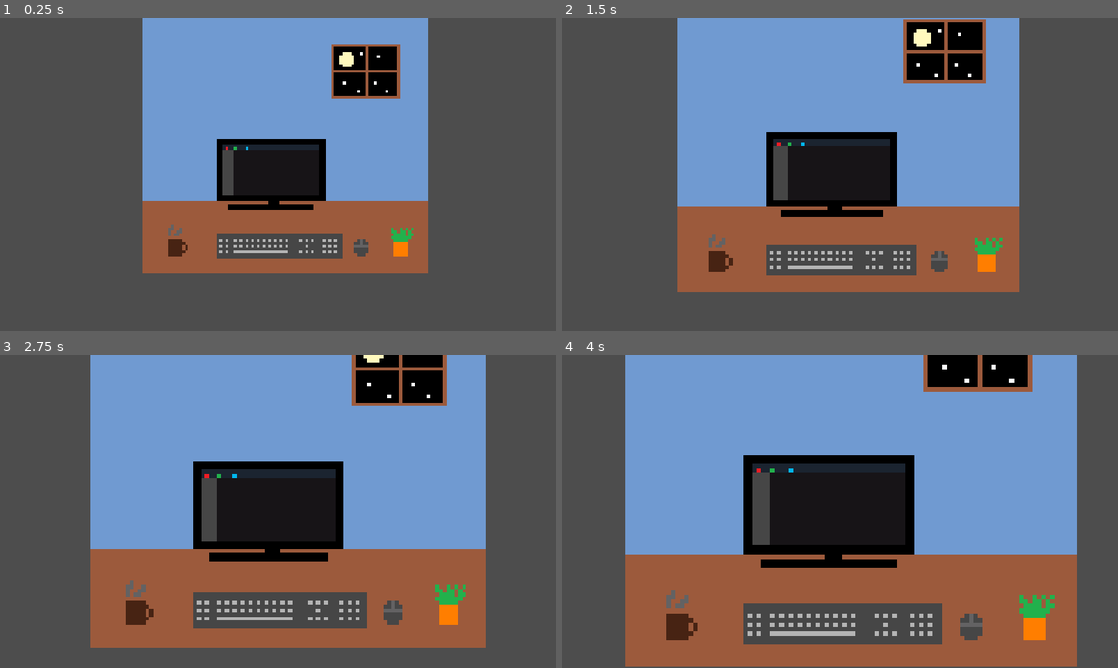
Above: before the commit, frames 1-4 (two rows, left to right).
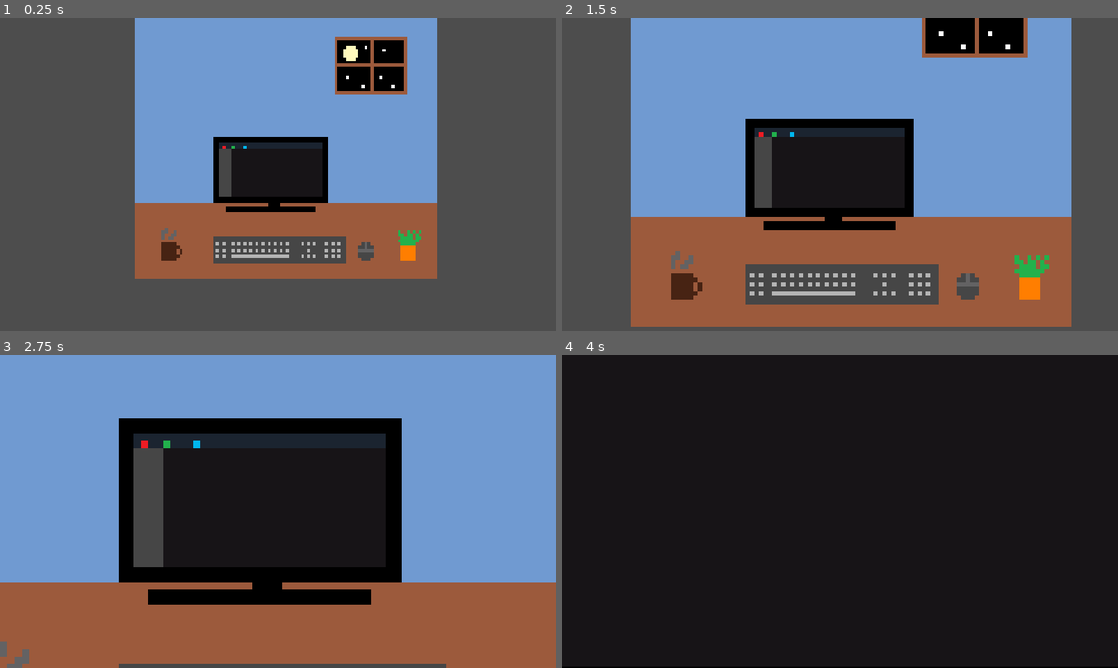
Above: after the commit, the same moments.

Repository: SiriusVe/crazy-in-codes
Game: Godot game, scene res://Scenes/fase_1.tscn
Same seed, same stepped clock (60 frames per second), same inputs: the game is played once before the commit and once after it.
Inputs:
- Up to frame 1 (0.25 s): no input
- Up to frame 2 (1.5 s): no input
- Up to frame 3 (2.75 s): no input
- Up to frame 4 (4 s): no input

The runs differ from the first frame. In frame 1, 8.2% of the frame differs, in the area x 24-79%, y 0-84%; in frame 2, 38%; in frame 3, 63%; in frame 4, 89%, in the area x 0-100%, y 0-100%.

Commit message:
Adição perguntas quiz e correções tela fase 1

Diff:
--- a/Scenes/fase_1.tscn
+++ b/Scenes/fase_1.tscn
@@ -139,10 +139,10 @@
 
 [node name="Timertxt" type="Label" parent="QuizUI/QuestionPanel" unique_id=681253588]
 layout_mode = 0
-offset_left = 849.0
-offset_top = -28.0
-offset_right = 917.0
-offset_bottom = 55.0
+offset_left = 903.0
+offset_top = 265.0
+offset_right = 971.0
+offset_bottom = 348.0
 text = "ex"
 label_settings = SubResource("LabelSettings_efuq8")
 
--- a/Scripts/fase_1.gd
+++ b/Scripts/fase_1.gd
@@ -27,7 +27,6 @@
 
 var questoes = [
 	{
-		"linguagem": "C",
 		"pergunta": "Qual será a saída deste código?",
 		"codigo": "int x = 10;\nprintf(\"%d\", x + 5);",
 		"alternativas": [
@@ -37,36 +36,355 @@
 			"20"
 		],
 		"correta": 2
-	},
-
-	{
-		"linguagem": "Python",
-		"pergunta": "Qual será a saída deste código?",
-		"codigo": "x = 10\nprint(x + 5)",
-		"alternativas": [
-			"5",
-			"10",
-			"15",
-			"20"
-		],
-		"correta": 2
-	}
+		},
+		{
+		"pergunta": "Qual expressão completa o código para somar a e b?",
+		"codigo": "int a = 5, b = 3;\nprintf(\"%d\", _____);",
+		"alternativas": [
+				"a * b",
+				"a - b",
+				"a + b",
+			    "a / b"
+		],
+		"correta": 2
+		},
+		{
+		"pergunta": "Qual função deve ser usada para imprimir uma mensagem na tela?",
+		"codigo": "_____(\"Olá, mundo!\");",
+		"alternativas": [
+				"print",
+				"printf",
+				"scanf",
+			    "display"
+		],
+		"correta": 1
+		},
+		{
+		"pergunta": "Qual expressão completa o código para multiplicar x por y?",
+		"codigo": "int x = 4, y = 2;\nprintf(\"%d\", _____);",
+		"alternativas": [
+				"x / y",
+				"x * y",
+				"x + y",
+			    "x - y"
+		],
+		"correta": 1
+		},
+		{
+		"pergunta": "Qual função permite ler um número digitado pelo usuário?",
+		"codigo": "int idade;\n_____(\"%d\", &idade);",
+		"alternativas": [
+				"input",
+				"printf",
+				"scanf",
+			    "read"
+		],
+		"correta": 2
+		},
+		{
+		"pergunta": "Qual operador verifica se x é maior que 5?",
+		"codigo": "int x = 10;\nif (x _____ 5)\n    printf(\"Maior\");",
+		"alternativas": [
+				"=",
+				"!=",
+				"<",
+			    ">"
+		],
+		"correta": 3
+		},
+		{
+		"pergunta": "Qual operador verifica se o resto da divisão de n por 2 é igual a zero?",
+		"codigo": "int n = 8;\nif (n % 2 _____ 0)\n    printf(\"Par\");",
+		"alternativas": [
+				">",
+				"==",
+				"!=",
+			    "="
+		],
+		"correta": 1
+		},
+		{
+		"pergunta": "Qual expressão calcula a subtração de b de a?",
+		"codigo": "int a = 10, b = 4;\nint resultado = _____;",
+		"alternativas": [
+				"a / b",
+				"a - b",
+				"a + b",
+			    "a * b"
+		],
+		"correta": 1
+		},
+		{
+		"pergunta": "Qual instrução incrementa i em uma unidade a cada repetição?",
+		"codigo": "for (int i = 0; i < 5; _____)\n    printf(\"%d \", i);",
+		"alternativas": [
+				"i = 5",
+				"i--",
+				"i++",
+		    "i += 5"
+		],
+		"correta": 2
+		},
+		{
+		"pergunta": "Qual operador calcula o resto da divisão entre dois números?",
+		"codigo": "int resultado = 10 _____ 3;\nprintf(\"%d\", resultado);",
+		"alternativas": [
+				"*",
+				"%",
+				"/",
+			    "+"
+		],
+		"correta": 1
+		},
+		{
+		"pergunta": "Qual operador verifica se senha é igual a 123?",
+		"codigo": "int senha = 123;\nif (senha _____ 123)\n    printf(\"Correto\");",
+		"alternativas": [
+				"==",
+				"=",
+		 	   "!=",
+			    ">"
+		],
+		"correta": 0
+		},
+#medias
+		{
+		"pergunta": "Qual expressão calcula a média aritmética de a e b?",
+		"codigo": "float a = 7, b = 9;\nprintf(\"%.1f\", _____);",
+		"alternativas": [
+			"a + b",
+			"(a + b) / 2",
+			"a * b / 2",
+			"a - b / 2"
+		],
+		"correta": 1
+		},
+		{
+		"pergunta": "Qual operador verifica se um número é positivo?",
+		"codigo": "int n = -4;\nif (n _____ 0) printf(\"Positivo\");",
+		"alternativas": [
+			"<",
+			"==",
+			">",
+			"!="
+		],
+		"correta": 2
+		},
+		{
+		"pergunta": "Qual operador permite verificar corretamente se n é par?",
+		"codigo": "int n = 7;\nif (n % 2 _____ 0) printf(\"Par\");\nelse printf(\"Impar\");",
+		"alternativas": [
+			"!=",
+			"==",
+			">",
+			"="
+		],
+		"correta": 1
+		},
+		{
+		"pergunta": "Qual expressão retorna o maior entre a e b?",
+		"codigo": "int a = 12, b = 8;\nprintf(\"%d\", _____);",
+		"alternativas": [
+			"a < b ? a : b",
+			"a > b ? a : b",
+			"a + b",
+			"a - b"
+		],
+		"correta": 1
+		},
+		{
+		"pergunta": "Qual instrução permite contar de 1 até 5, avançando uma unidade por vez?",
+		"codigo": "for (int i = 1; i <= 5; _____)\n    printf(\"%d \", i);",
+		"alternativas": [
+			"i--",
+			"i += 2",
+			"i++",
+			"i = 0"
+		],
+		"correta": 2
+		},
+		{
+		"pergunta": "Qual operador acumula os valores de i na variável soma?",
+		"codigo": "int soma = 0;\nfor (int i = 1; i <= 5; i++) soma _____ i;\nprintf(\"%d\", soma);",
+		"alternativas": [
+			"-=",
+			"+=",
+			"*=",
+			"/="
+		],
+		"correta": 1
+		},
+		{
+		"pergunta": "Qual expressão calcula o quadrado de n?",
+		"codigo": "int n = 6;\nint quadrado = _____;\nprintf(\"%d\", quadrado);",
+		"alternativas": [
+			"n + n",
+			"n / 2",
+			"n * n",
+			"n - 2"
+		],
+		"correta": 2
+		},
+		{
+		"pergunta": "Qual operador torna a condição verdadeira para uma idade de 20 anos?",
+		"codigo": "int idade = 20;\nif (idade _____ 18) printf(\"Maior\");\nelse printf(\"Menor\");",
+		"alternativas": [
+			"<",
+			"<=",
+			">",
+			"=="
+		],
+		"correta": 2
+		},
+		{
+		"pergunta": "Qual operador permite que a variável menor receba o menor valor entre a e b?",
+		"codigo": "int a = 15, b = 10;\nint menor = a _____ b ? a : b;\nprintf(\"%d\", menor);",
+		"alternativas": [
+			">",
+			"<",
+			"==",
+			"!="
+		],
+		"correta": 1
+		},
+		{
+		"pergunta": "Qual expressão calcula corretamente a média de três notas?",
+		"codigo": "float a = 7, b = 8, c = 9;\nprintf(\"%.1f\", _____);",
+		"alternativas": [
+			"(a + b + c) / 3",
+			"a + b + c / 3",
+			"(a * b * c) / 3",
+			"a + b - c / 3"
+		],
+		"correta": 0
+		},
+#difíceis
+		  {
+		"pergunta": "Qual expressão acessa o valor armazenado na variável apontada por p?",
+		"codigo": "int x = 10, *p = &x;\nprintf(\"%d\", _____);",
+		"alternativas": [
+			"p",
+			"&p",
+			"*p",
+			"x + 1"
+		],
+		"correta": 2
+		},
+		{
+		"pergunta": "Qual chamada recursiva completa o cálculo do fatorial de n?",
+		"codigo": "int f(int n) {\n    if (n <= 1) return 1;\n    return n * _____;\n}",
+		"alternativas": [
+			"f(n - 1)",
+			"f(n + 1)",
+			"n - 1",
+			"f(1)"
+		],
+		"correta": 0
+		},
+		{
+		"pergunta": "Qual expressão acessa o segundo elemento do vetor v usando aritmética de ponteiros?",
+		"codigo": "int v[] = {10, 20, 30};\nprintf(\"%d\", _____);",
+		"alternativas": [
+			"*(v + 1)",
+			"*v + 2",
+			"*(v - 1)",
+			"v + 1"
+		],
+		"correta": 0
+		},
+		{
+		"pergunta": "Qual instrução completa a troca dos valores de a e b?",
+		"codigo": "int a = 8, b = 3, t;\nif (a > b) { t = a; a = b; _____; }",
+		"alternativas": [
+			"b = t",
+			"t = b",
+			"a = t",
+			"b = a"
+		],
+		"correta": 0
+		},
+		{
+		"pergunta": "Qual operador lógico exige que as duas condições sejam verdadeiras?",
+		"codigo": "int x = 7;\nif (x > 5 _____ x < 10) printf(\"OK\");",
+		"alternativas": [
+			"||",
+			"&&",
+			"!=",
+			"=="
+		],
+		"correta": 1
+		},
+		{
+		"pergunta": "Qual chamada recursiva calcula a soma dos números de 1 até n?",
+		"codigo": "int soma(int n) {\n    if (n == 0) return 0;\n    return n + _____;\n}",
+		"alternativas": [
+			"soma(n - 1)",
+			"soma(n + 1)",
+			"n - 1",
+			"soma(0)"
+		],
+		"correta": 0
+		},
+		{
+		"pergunta": "Qual função retorna a quantidade de caracteres de uma string, sem contar o caractere nulo final?",
+		"codigo": "#include <string.h>\nchar texto[] = \"GODOT\";\nprintf(\"%zu\", _____);",
+		"alternativas": [
+			"sizeof(texto)",
+			"strlen(texto)",
+			"strcpy(texto, \"C\")",
+			"sizeof(texto[0])"
+		],
+	"correta": 1
+},
+		{
+		"pergunta": "Qual expressão permite alterar para 20 o valor apontado por p?",
+		"codigo": "int x = 5, *p = &x;\n_____ = 20;\nprintf(\"%d\", x);",
+		"alternativas": [
+			"p",
+			"&p",
+			"*p",
+			"x*"
+		],
+		"correta": 2
+		},
+		{
+		"pergunta": "Qual operador faz a expressão retornar o menor entre a e b?",
+		"codigo": "int a = 4, b = 9;\nprintf(\"%d\", a _____ b ? a : b);",
+		"alternativas": [
+			">",
+			"<",
+			"==",
+			"!="
+		],
+		"correta": 1
+		},
+		{
+		"pergunta": "Qual operador é utilizado para acessar o valor armazenado no endereço apontado por p?",
+		"codigo": "int x = 25;\nint *p = &x;\nprintf(\"%d\", _____);",
+		"alternativas": [
+			"&p",
+			"p",
+			"*p",
+			"&x"
+		],
+		"correta": 2
+		}
 ]
 
 func camera_control():
 	camera_2d.zoom = Vector2(0.5,0.5)
 	var tween = create_tween()
-	tween.tween_property(camera_2d, "zoom", Vector2(0.9,0.9),5.0)
+	tween.tween_property(camera_2d, "zoom", Vector2(0.9,0.9),2.0)
 	await tween.finished
-	await get_tree().create_timer(1.0).timeout
+	await get_tree().create_timer(0.5).timeout
 	tween = create_tween()
-	tween.tween_property(camera_2d, "zoom", Vector2(3.8,3.8), 2.5)
+	tween.tween_property(camera_2d, "zoom", Vector2(3.8,3.8), 1.5)
 	await tween.finished
 	mesa_pc.visible = false
 	tela_cheia.visible = true
 	await get_tree().create_timer(0.5).timeout
 	tween = create_tween()
-	tween.tween_property(camera_2d, "zoom", Vector2(1,1), 3)
+	tween.tween_property(camera_2d, "zoom", Vector2(1,1), 1)
 
 
 func mostrar_questao():
@@ -118,7 +436,7 @@
 	camera_control()
 	questoes.shuffle()
 
-	await get_tree().create_timer(14).timeout
+	await get_tree().create_timer(8).timeout
 	mostrar_questao()
 	a.pressed.connect(func(): verificar_resposta(0))
 	b.pressed.connect(func(): verificar_resposta(1))
